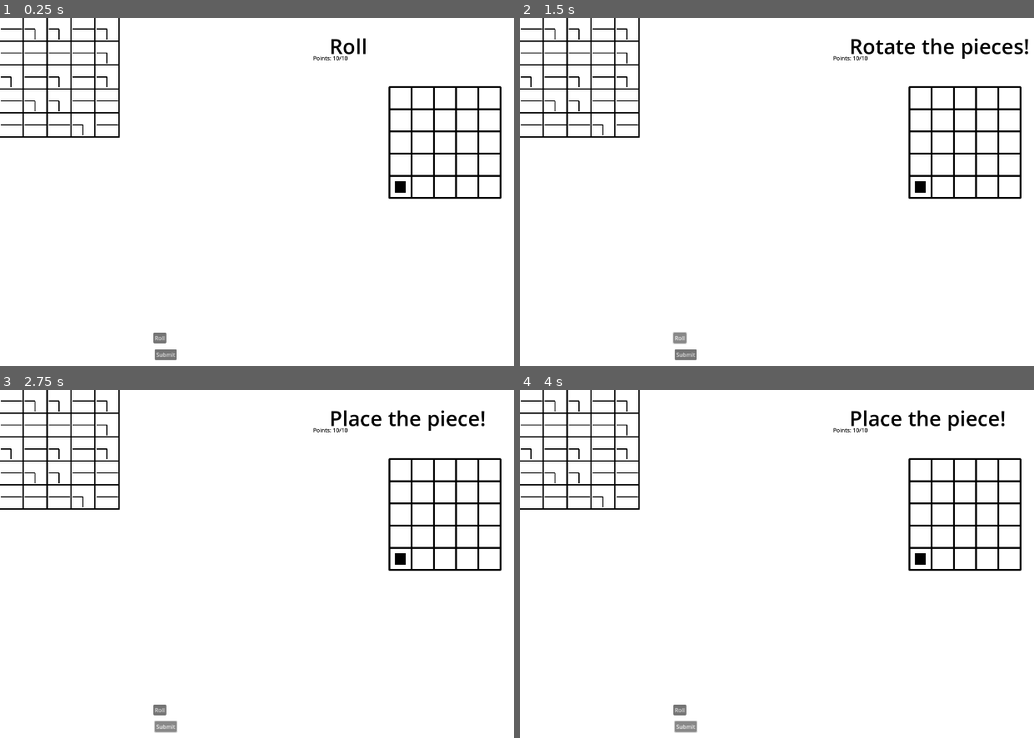
Above: before the commit, frames 1-4 (two rows, left to right).
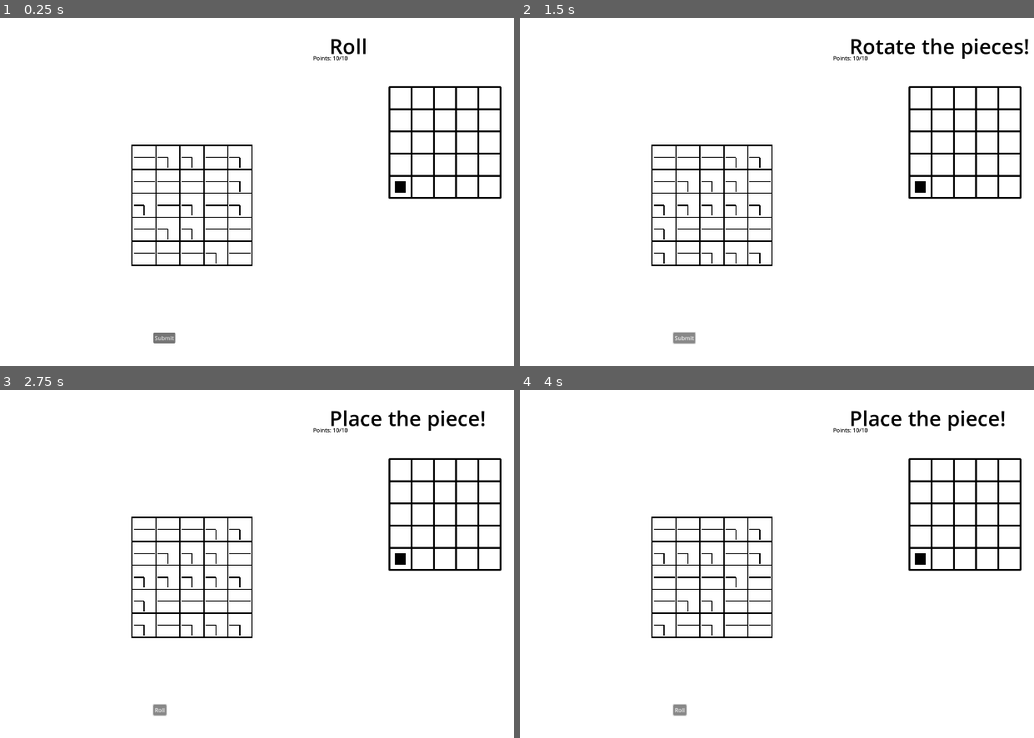
Above: after the commit, the same moments.

Repository: Peachball/gmtk-2025
Game: Godot game, scene res://scenes/level.tscn
The game is run twice, just before and just after one commit, with the same random seed, the same clock (stepped at 60 frames per second) and the same inputs. This scene is started directly instead of the project's main scene.
Inputs (mouse positions are in pixels of both pictures, inside the frame that each line leads up to):
- Up to frame 1 (0.25 s): no input
- Up to frame 2 (1.5 s): click (679, 338) at 0.5 s, where only the run before the commit has a clickable "Roll"; click "Roll" at 1.25 s
- Up to frame 3 (2.75 s): click "Submit" at 2 s
- Up to frame 4 (4 s): click "Roll" at 2.75 s; click "Submit" at 3.5 s

The runs differ from the first frame. In frame 1, 3.4% of the frame differs, in the area x 0-50%, y 0-99%; in frame 2, 3.4%; in frame 3, 3.4%; in frame 4, 3.4%.

Commit message:
roll button rerolls slot machine and get rid of submit button

Diff:
--- a/objects/slot_machine.gd
+++ b/objects/slot_machine.gd
@@ -9,9 +9,9 @@
 @export var tile_spacing := 5
 
 func _ready() -> void:
-	spawn_tiles()
+	reroll()
 
-func spawn_tiles() -> void:
+func reroll() -> void:
 	for row in MACHINE_HEIGHT:
 		for col in MACHINE_WIDTH:
 			var tile := tile_scene.instantiate()
--- a/scenes/level.gd
+++ b/scenes/level.gd
@@ -1,6 +1,7 @@
 extends Node2D
 
 var points := 0
+var rolled := true
 
 enum {
 	SLOT_MACHINE_PREROLL,
@@ -15,7 +16,9 @@
 				$StateLabel.text = "Roll"
 			SLOT_MACHINE_EDIT:
 				$StateLabel.text = "Rotate the pieces!"
+				$RollSubmitButton.text = "Submit"
 			PLACE_TILE:
+				$RollSubmitButton.text = "Roll"
 				$StateLabel.text = "Place the piece!"
 		player_action = new_action
 var player_position := Vector2i(0, 0)
@@ -23,10 +26,14 @@
 func _ready() -> void:
 	$WorldMap.set_player_position(player_position)
 	player_action = SLOT_MACHINE_PREROLL
+	rolled = true
 
 
-func _on_roll_button_pressed() -> void:
-	player_action = SLOT_MACHINE_EDIT
-
-func _on_submit_button_pressed() -> void:
-	player_action = PLACE_TILE
+func _on_roll_submit_button_pressed() -> void:
+	if rolled:
+		player_action = PLACE_TILE
+		rolled = !rolled
+	else:
+		player_action = SLOT_MACHINE_EDIT
+		$SlotMachine.reroll()
+		rolled = !rolled
--- a/scenes/level.tscn
+++ b/scenes/level.tscn
@@ -9,23 +9,16 @@
 metadata/_edit_lock_ = true
 
 [node name="SlotMachine" parent="." instance=ExtResource("2_w8frs")]
+position = Vector2(383, 370)
 
 [node name="WorldMap" parent="." instance=ExtResource("3_mx8sn")]
 position = Vector2(1122, 199)
 
-[node name="RollButton" type="Button" parent="."]
+[node name="RollSubmitButton" type="Button" parent="."]
 offset_left = 442.0
 offset_top = 907.0
 offset_right = 479.0
 offset_bottom = 938.0
-text = "Roll"
-metadata/_edit_lock_ = true
-
-[node name="SubmitButton" type="Button" parent="."]
-offset_left = 446.0
-offset_top = 955.0
-offset_right = 509.0
-offset_bottom = 986.0
 text = "Submit"
 metadata/_edit_lock_ = true
 
@@ -46,5 +39,4 @@
 theme_override_font_sizes/font_size = 60
 text = "Roll"
 
-[connection signal="pressed" from="RollButton" to="." method="_on_roll_button_pressed"]
-[connection signal="pressed" from="SubmitButton" to="." method="_on_submit_button_pressed"]
+[connection signal="pressed" from="RollSubmitButton" to="." method="_on_roll_submit_button_pressed"]
